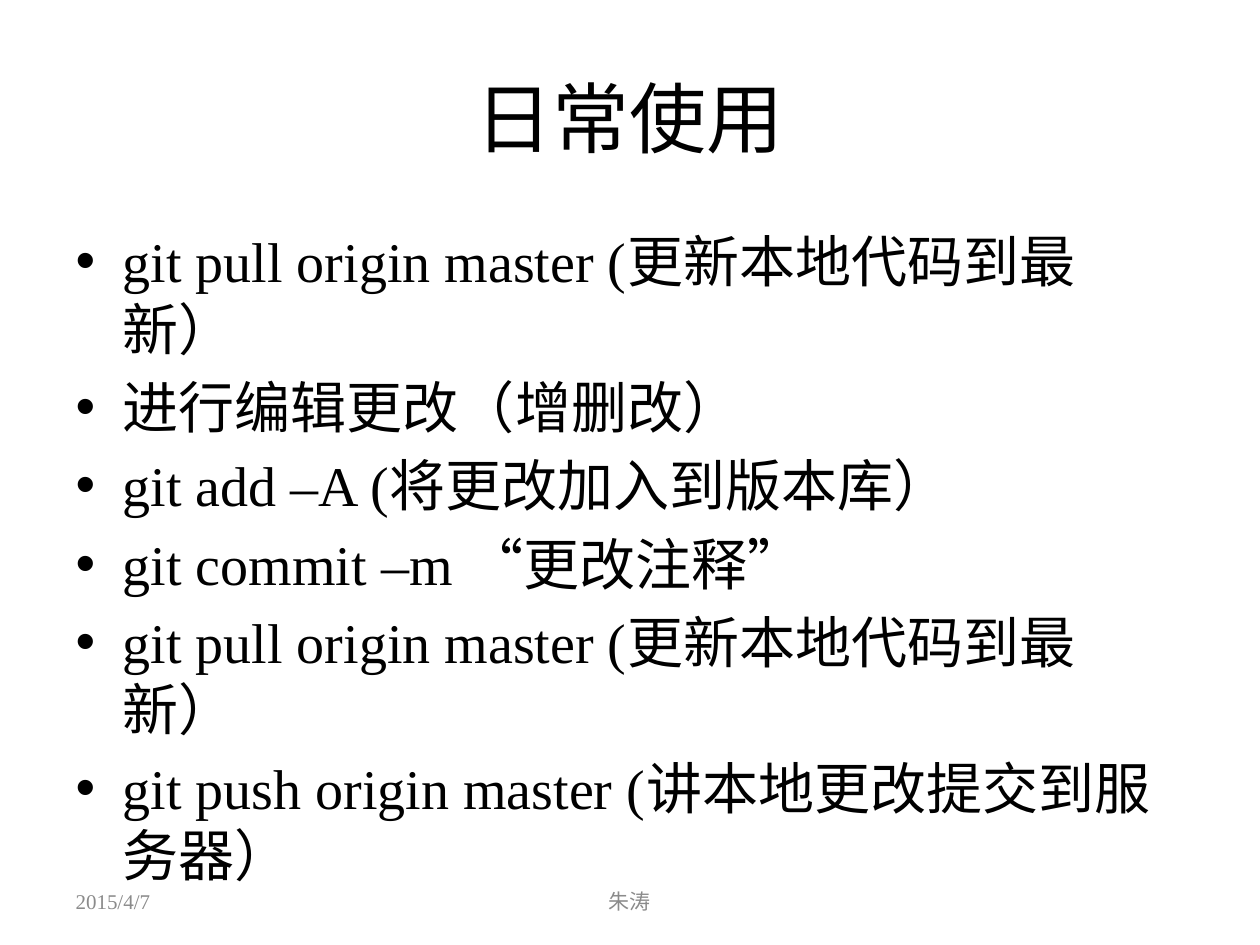
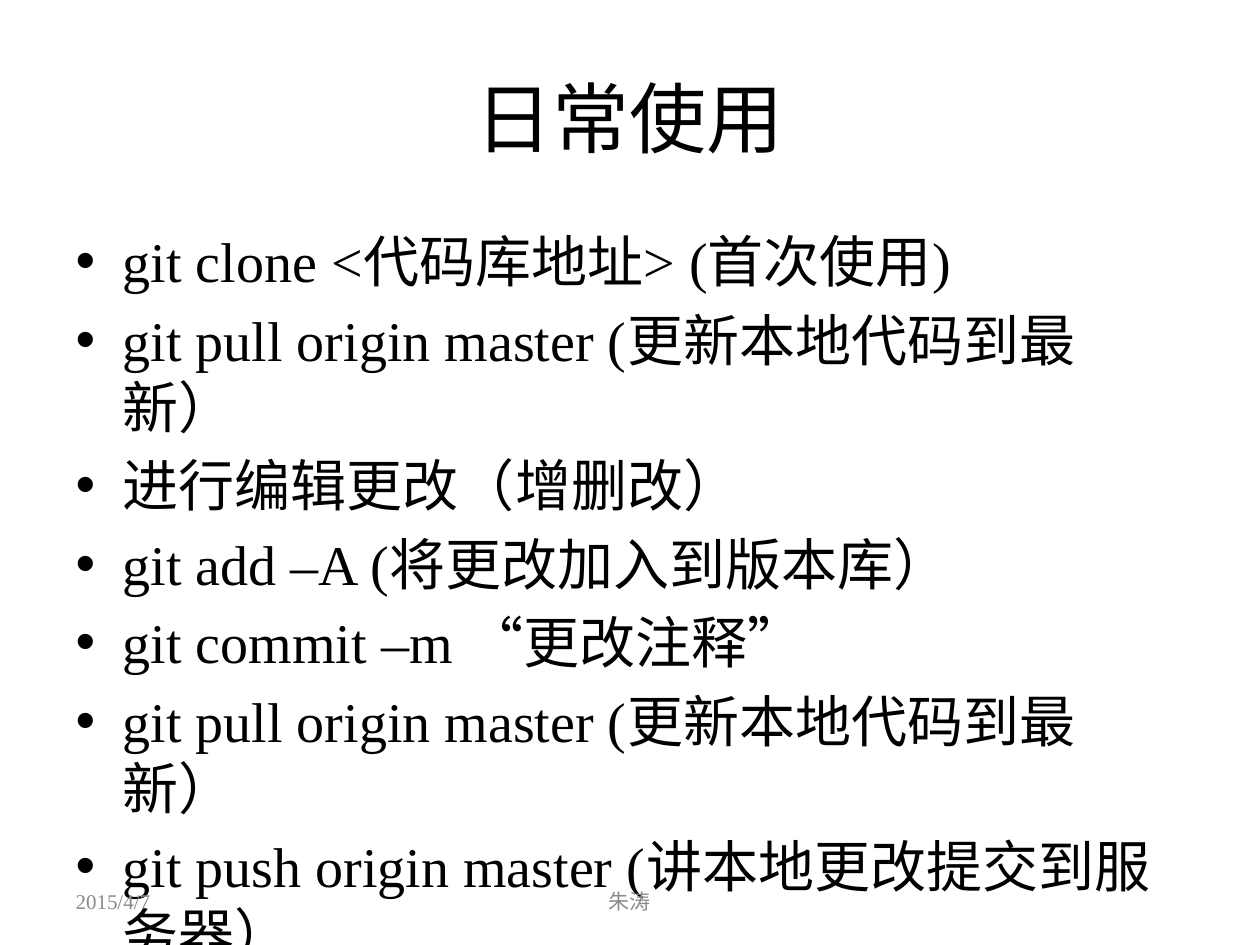
Before and after one commit to zhutao2015/JavaCourse, a slide deck: slide 5 of lesson1/git.pptx. Drawn at 1260x945 pixels with LibreOffice and Linux fonts; fonts in the diff are those of the drawing. Boxes give left, top, right and bottom in pixels: in the first picture for what was removed or moved away, otherwise in the second. Text is boxed around its words. In the diff, an @@ line names an element or a change of style, - is before the commit and + after.

Commit message:
update ppt

```diff
--- a/lesson1/git.pptx
+++ b/lesson1/git.pptx
@@ text at [123, 239, 951, 293]: paragraph added @@
+• git clone <代码库地址> (首次使用)
```
Also in this commit, not shown: 1 other file.
